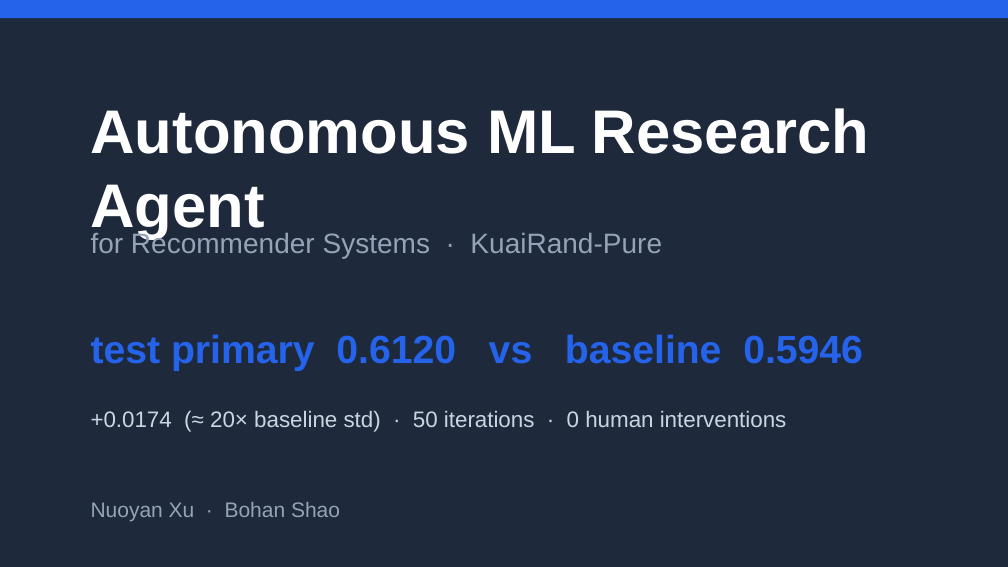
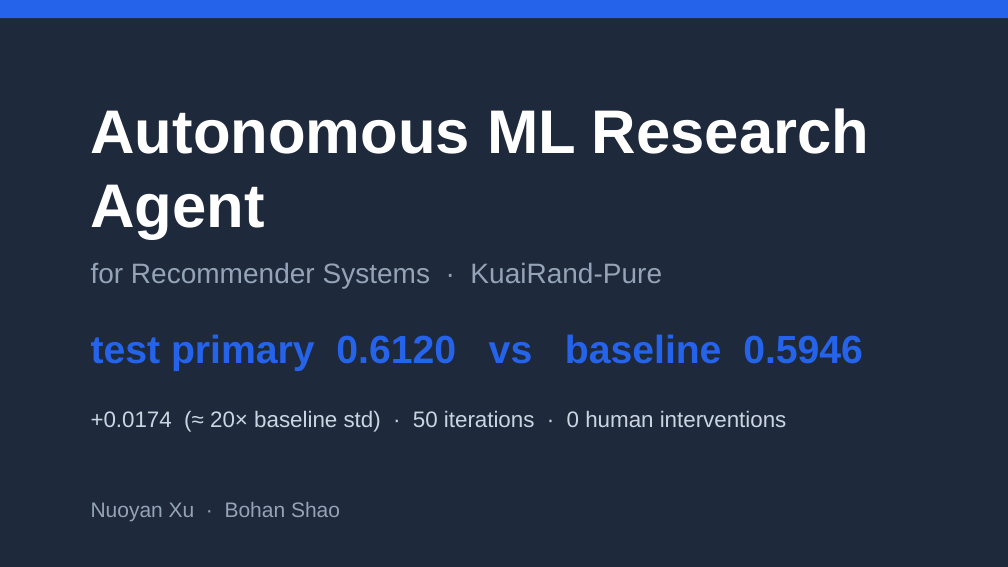
Before and after one commit to bohan-shao/Daedalus, a slide deck: slide 1 of Autonomous-ML-Agent-KuaiRand.pptx. Drawn at 1008x567 pixels with LibreOffice and Linux fonts; fonts in the diff are those of the drawing. Boxes give left, top, right and bottom in pixels: in the first picture for what was removed or moved away, otherwise in the second. Text is boxed around its words. In the diff, an @@ line names an element or a change of style, - is before the commit and + after.

```diff
--- a/Autonomous-ML-Agent-KuaiRand.pptx
+++ b/Autonomous-ML-Agent-KuaiRand.pptx
@@ text "for Recommender Systems · KuaiRand-Pure": place and size @@
-text "for Recommender Systems · KuaiRand-Pure" at (91,231,662,258)
+text "for Recommender Systems · KuaiRand-Pure" at (91,263,662,288)
```
Also in this commit, not shown: 5 other files.
